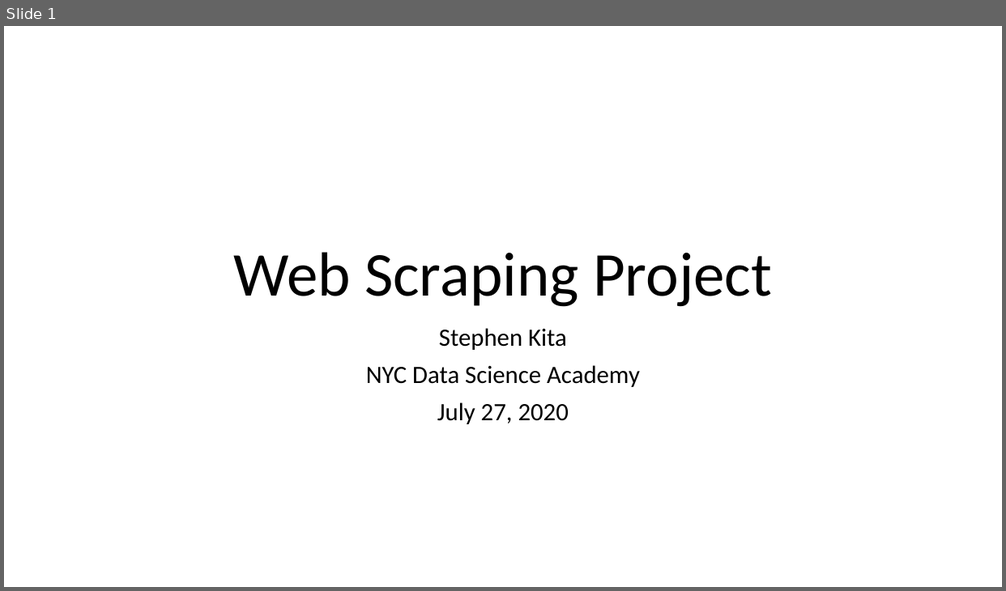
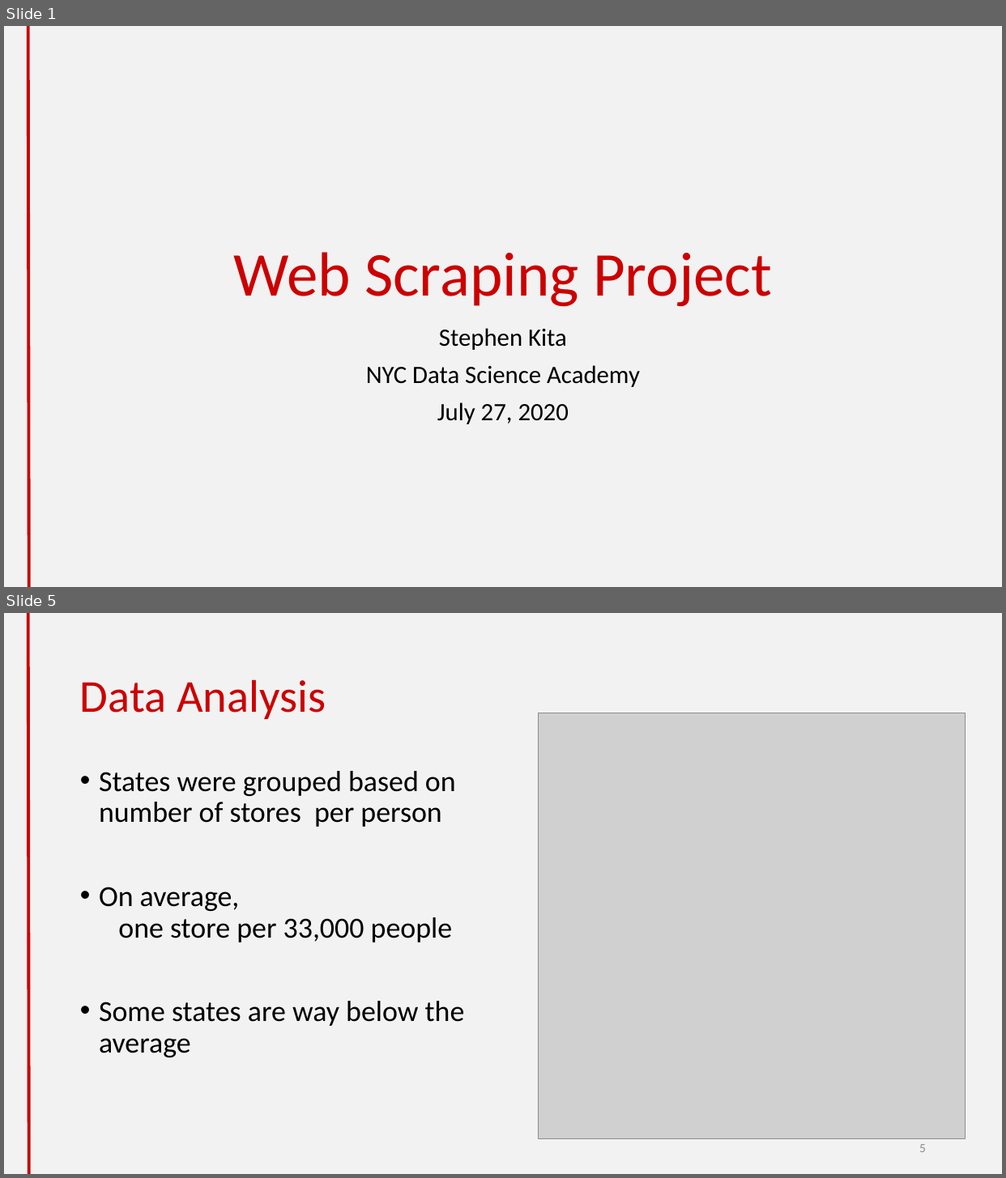
Before and after one commit to cheetahskita/dsa-projects, a slide deck: 1-web-scraping/Web Scraping Project.pptx. Shown one above the other, each under a label of ours: slide 1 before the commit, slides 1 and 5 after it; the slides between them are not shown. The pictures are 1006x591 and 1006x1178 pixels, drawn with LibreOffice and Linux fonts; fonts in the diff are those of the drawing; grey boxes stand for pictures. Boxes give left, top, right and bottom in pixels: in the first picture for what was removed or moved away, otherwise in the second. Text is boxed around its words. In the diff, an @@ line names an element or a change of style, - is before the commit and + after.

Commit message:
final draft of project

```diff
--- a/1-web-scraping/Web Scraping Project.pptx
+++ b/1-web-scraping/Web Scraping Project.pptx
@@ slide 5 added at box(4, 613, 1002, 1174), background #F2F2F2; not listed: 1 template element that a slide beside it also shows @@
@@ title added at box(80, 679, 326, 719), 44 pt, text #CC0000 @@
+Data Analysis
@@ picture added at box(539, 713, 965, 1139) @@
@@ text added at box(99, 771, 465, 1058), 28 pt, text #000000 @@
+• States were grouped based on number of stores per person
+• On average,
+  one store per 33,000 people
+• Some states are way below the average
@@ page number added at box(919, 1144, 926, 1152), 12 pt, text #8C8C8C @@
+5
@@ slide 1 changed as well @@
@@ background #FFFFFF to #F2F2F2 @@
@@ line added from (28, 26) to (28, 587), #CC0000 3 pt @@
@@ title "Web Scraping Project" at box(233, 252, 772, 307): text colour #000000 to #CC0000 @@
```
Also in this commit, not shown: 4 other slides changed, 6 other slides added, 6 slides removed, 13 other files.
